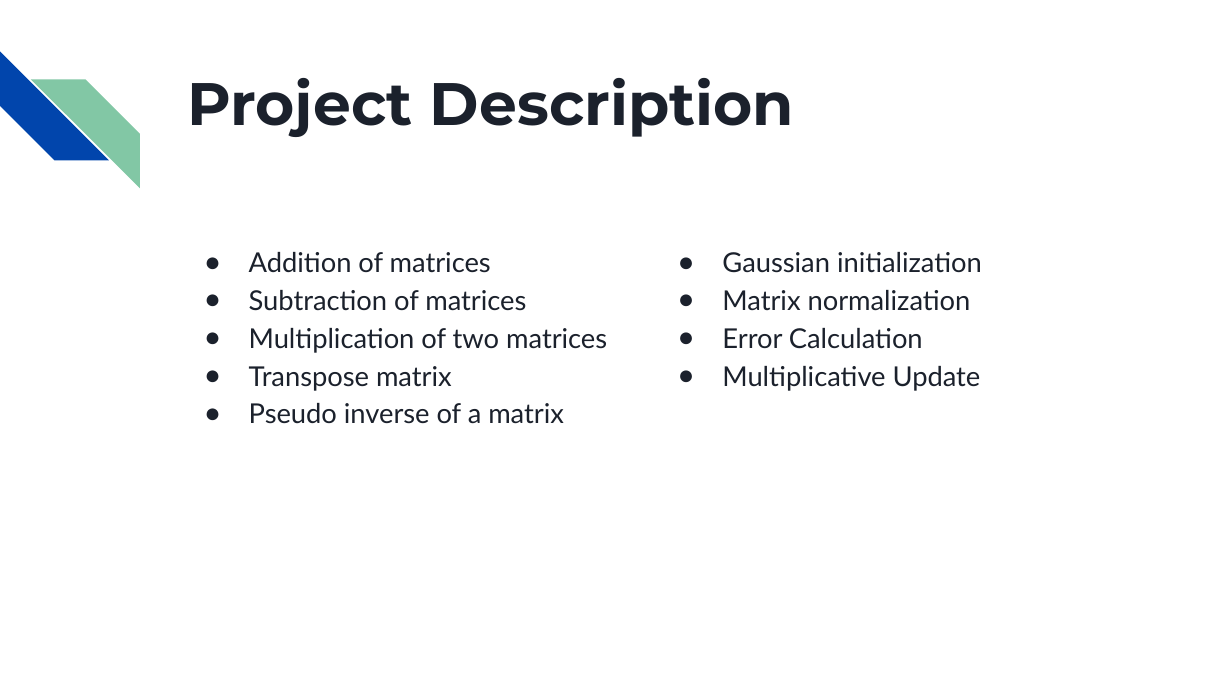
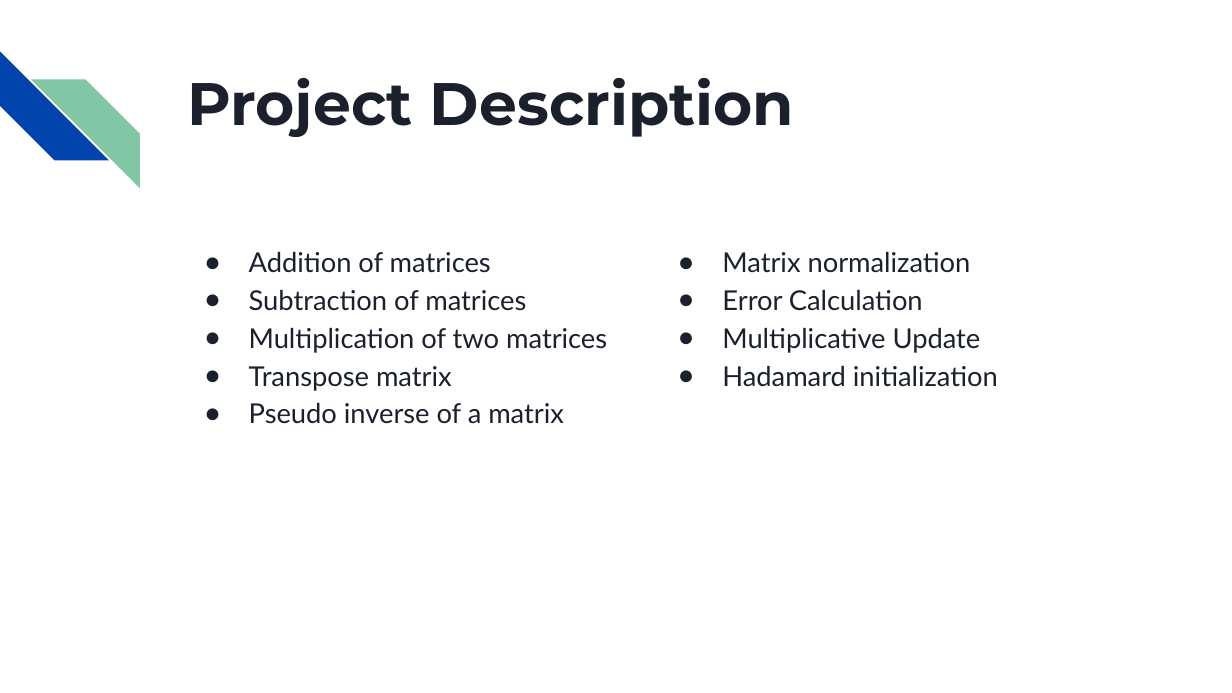
Before and after one commit to AhnafMubashshir/SPL-1, a slide deck: slide 3 of SPL-1 Matrix Factorization (mid presentation).pptx (slide 2 before the commit). Drawn at 1232x693 pixels with LibreOffice and Linux fonts; fonts in the diff are those of the drawing. Boxes give left, top, right and bottom in pixels: in the first picture for what was removed or moved away, otherwise in the second. Text is boxed around its words. In the diff, an @@ line names an element or a change of style, - is before the commit and + after.

```diff
--- a/SPL-1 Matrix Factorization (mid presentation).pptx
+++ b/SPL-1 Matrix Factorization (mid presentation).pptx
@@ text at box(722, 252, 982, 273): paragraph removed @@
-● Gaussian initialization
@@ text at box(722, 366, 998, 387): paragraph added @@
+● Hadamard initialization
```
Also in this commit, not shown: 3 other slides changed, 8 slides added, 9 slides removed, 47 other files.
